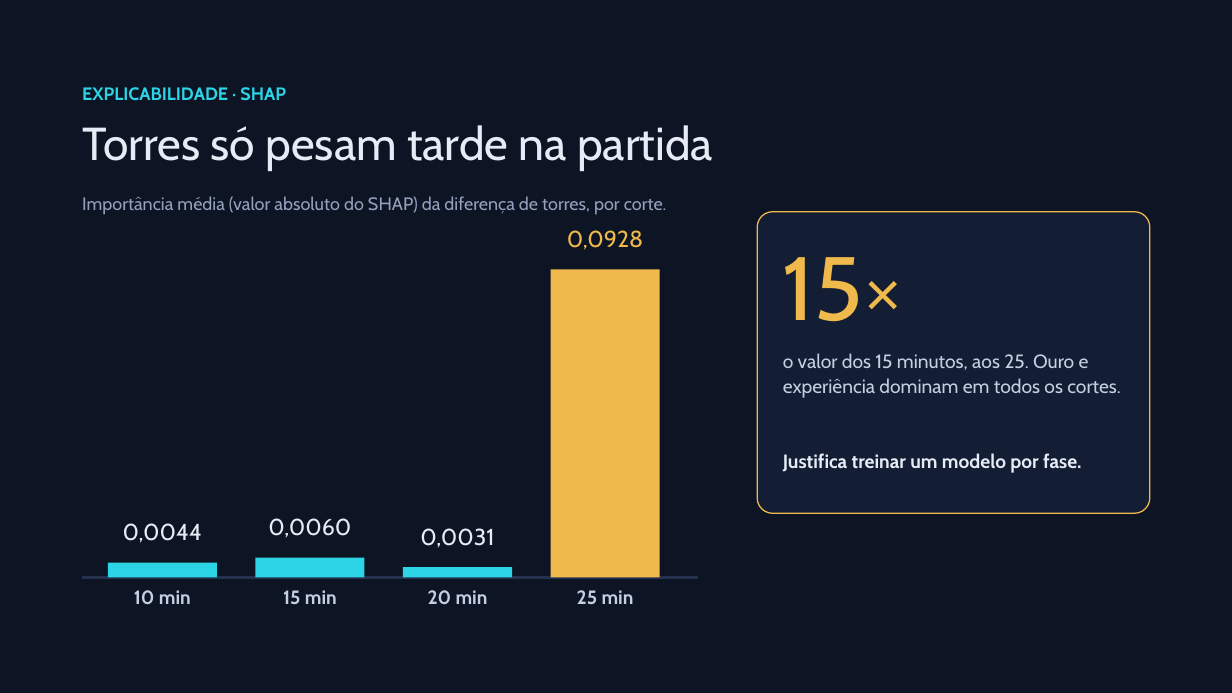
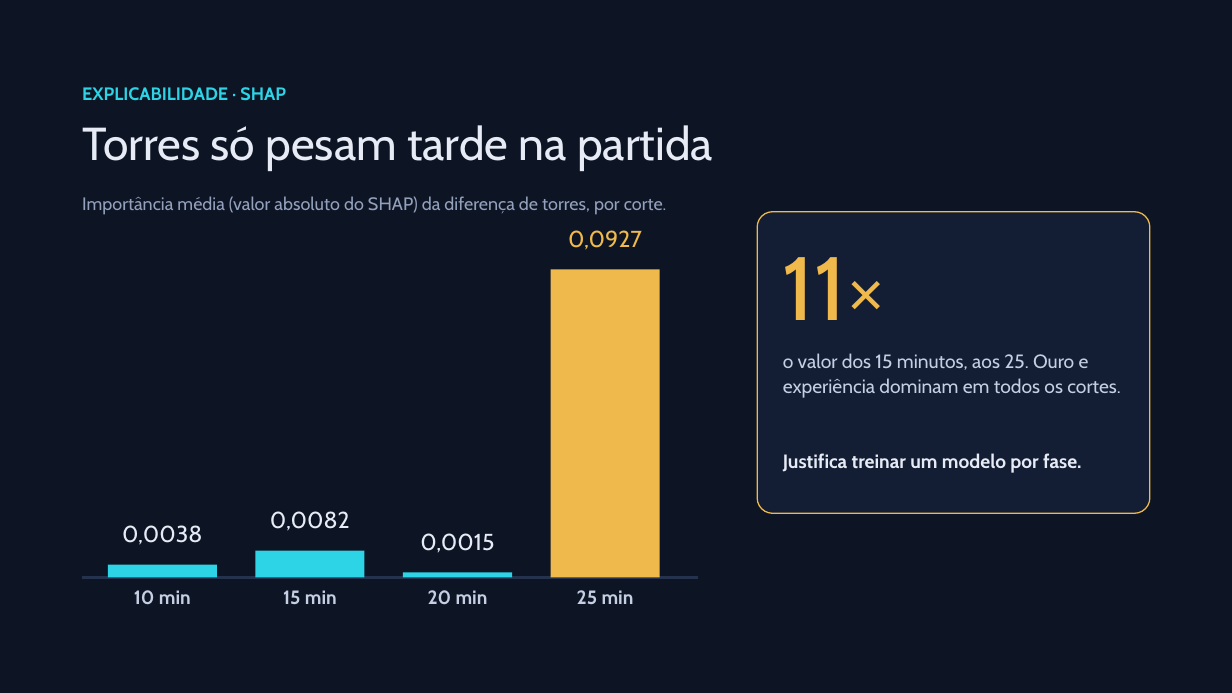
Before and after one commit to tamiosso125/lol-analytics, a slide deck: slide 12 of docs/bellestraiko_defesa_v4.pptx. Drawn at 1232x693 pixels with LibreOffice and Linux fonts; fonts in the diff are those of the drawing. Boxes give left, top, right and bottom in pixels: in the first picture for what was removed or moved away, otherwise in the second. Text is boxed around its words. In the diff, an @@ line names an element or a change of style, - is before the commit and + after.

```diff
--- a/docs/bellestraiko_defesa_v4.pptx
+++ b/docs/bellestraiko_defesa_v4.pptx
@@ text at [568, 230, 642, 250]: text changed @@
-0,0928
+0,0927
@@ text at [783, 257, 886, 320]: text changed @@
-15×
+11×
@@ text at [122, 525, 202, 545]: text changed @@
-0,0044
+0,0038
@@ text at [270, 511, 350, 531]: text changed @@
-0,0060
+0,0082
@@ text at [420, 533, 494, 552]: text changed @@
-0,0031
+0,0015
@@ rectangle: place and size @@
-rectangle at [255, 557, 364, 578]
+rectangle at [255, 551, 364, 578]
@@ rectangle: place and size @@
-rectangle at [403, 567, 512, 578]
+rectangle at [403, 572, 512, 578]
```
Also in this commit, not shown: 6 other slides changed, 1 other file.
